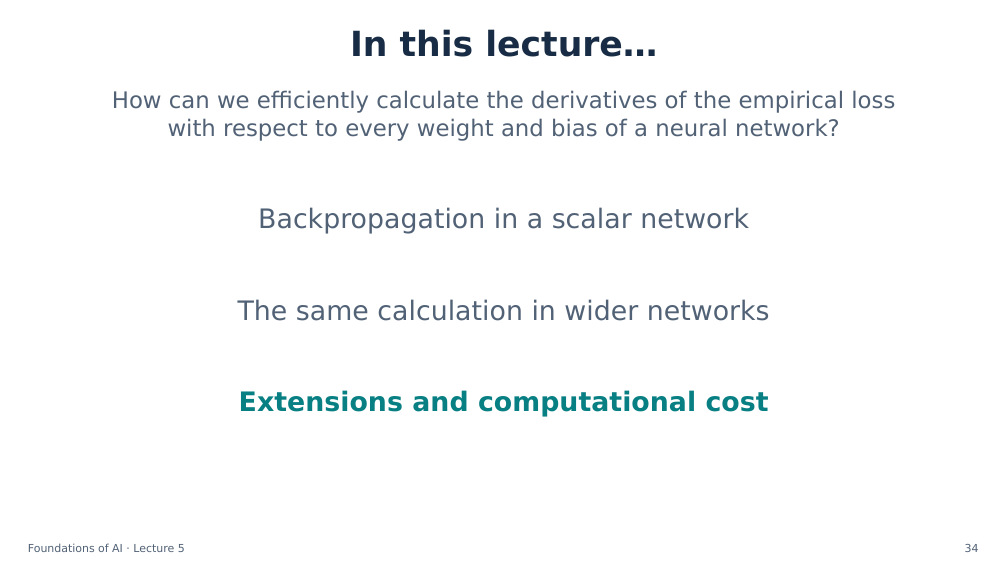
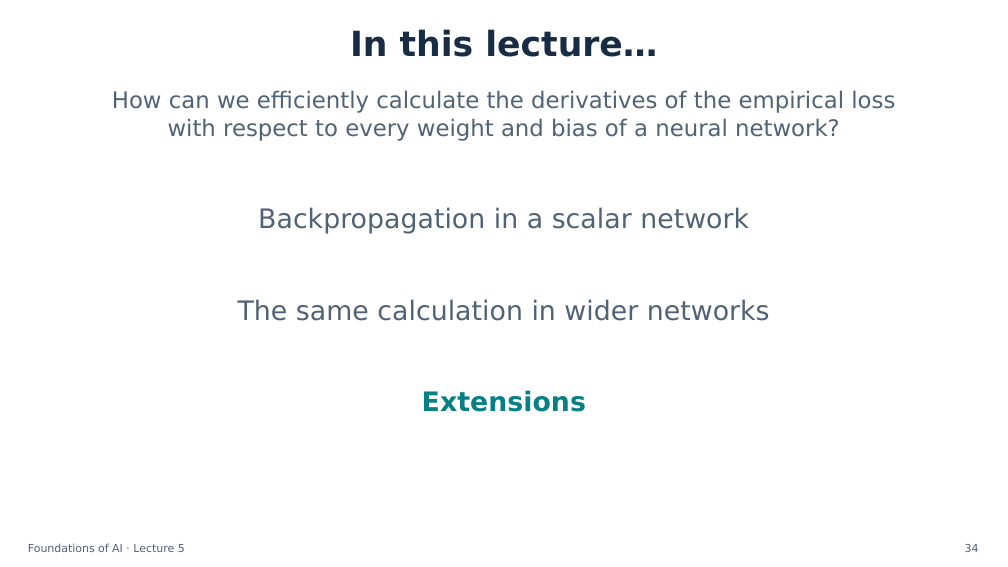
Before and after one commit to semtm0051/2026_27, a slide deck: slide 34 of Week_05/Slides/Week_05 - Slides.pptx. Drawn at 1008x567 pixels with LibreOffice and Linux fonts; fonts in the diff are those of the drawing. Boxes give left, top, right and bottom in pixels: in the first picture for what was removed or moved away, otherwise in the second. Text is boxed around its words. In the diff, an @@ line names an element or a change of style, - is before the commit and + after.

```diff
--- a/Week_05/Slides/Week_05 - Slides.pptx
+++ b/Week_05/Slides/Week_05 - Slides.pptx
@@ text at [422, 390, 586, 412]: text changed @@
-Extensions and computational cost
+Extensions
```
Also in this commit, not shown: 3 other slides changed, 1 slide removed, 1 other file.
